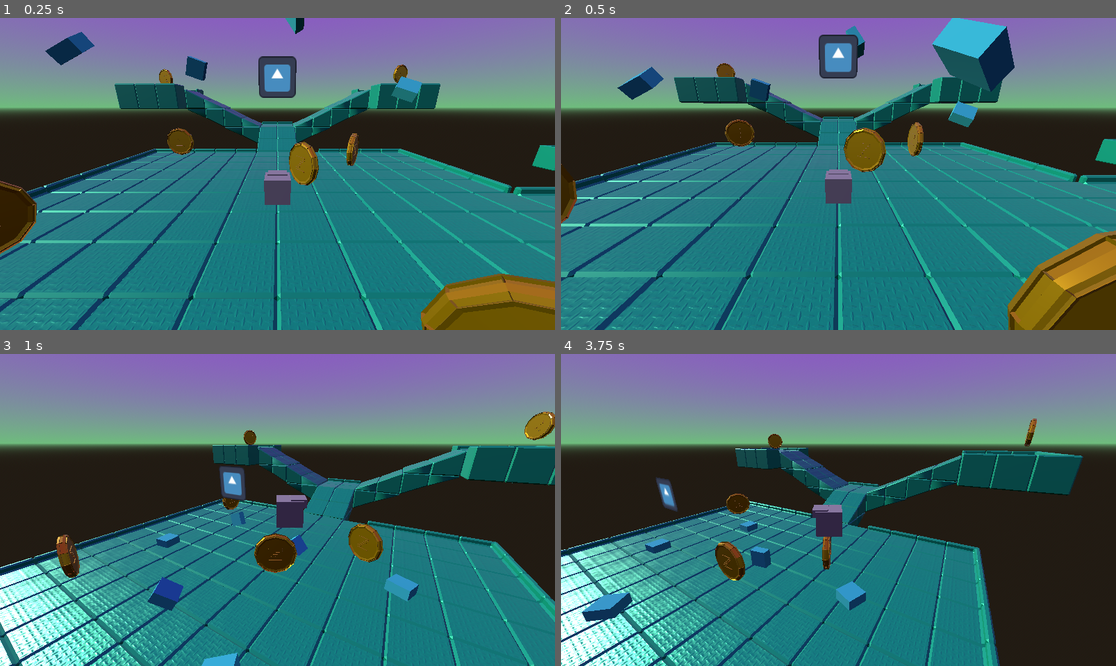
Above: before the commit, frames 1-4 (two rows, left to right).
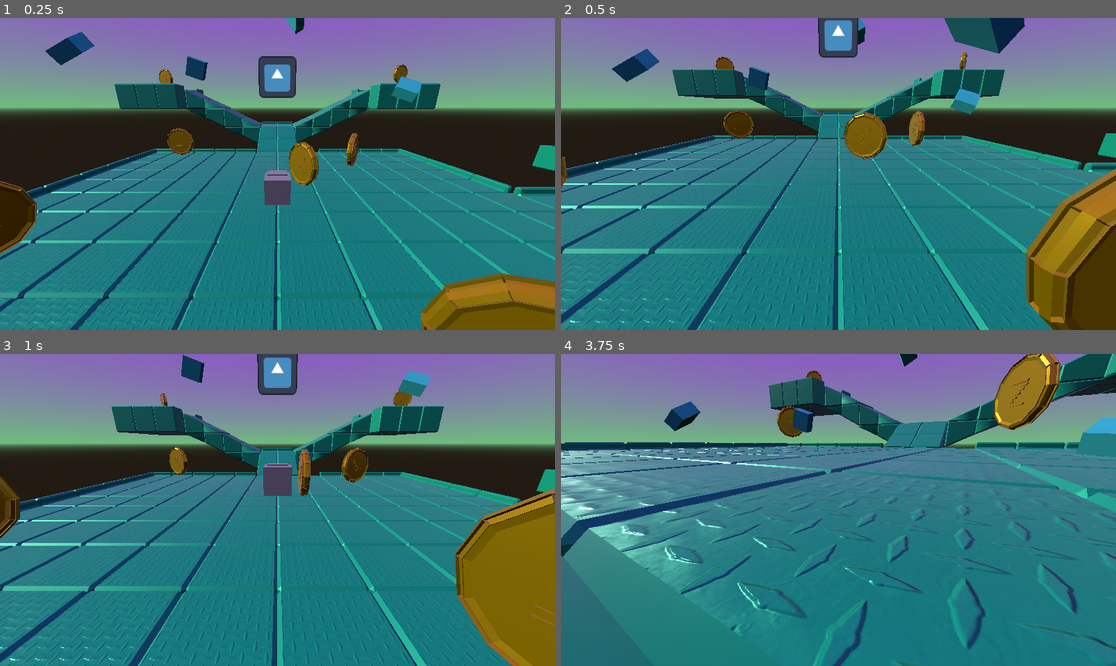
Above: after the commit, the same moments.

Repository: IsaiahMurray/3D-Platformer-Tutorial
Game: Godot game, scene res://scenes/level_1.tscn
Same seed, same stepped clock (60 frames per second), same inputs: the game is played once before the commit and once after it. The engine's default icon, where the game draws it, is replaced by a stand-in: a white triangle on a blue panel in a dark square.
Inputs:
- Up to frame 1 (0.25 s): no input
- Up to frame 2 (0.5 s): no input
- Up to frame 3 (1 s): tap Enter (ui_accept) at 0.5, 0.77 s; hold Right (ui_right) from 0.53 s (still down); tap A (camera_left) at 0.6 s
- Up to frame 4 (3.75 s): release Right (ui_right) at 1.28 s; hold Down (ui_down) 1.28-2.03 s; tap D (camera_right) at 1.35, 2.85 s; tap Enter (ui_accept) at 1.52, 3.02 s; hold Right (ui_right) 2.03-2.78 s; tap A (camera_left) at 2.1, 3.6 s; hold Up (ui_up) 2.78-3.53 s; hold Left (ui_left) from 3.53 s (still down)

Frame 1 is identical in both runs. In frame 2, 28% of the frame differs, in the area x 0-100%, y 0-100%; in frame 3, 46%; in frame 4, 59%.

Commit message:
Layering
-Adding layers for collisions

Diff:
--- a/3d-platformer-tutorial/player.tscn
+++ b/3d-platformer-tutorial/player.tscn
@@ -7,6 +7,7 @@
 [sub_resource type="BoxShape3D" id="BoxShape3D_lie8u"]
 
 [node name="CharacterBody3D" type="CharacterBody3D"]
+collision_mask = 30
 
 [node name="MeshInstance3D" type="MeshInstance3D" parent="."]
 mesh = SubResource("BoxMesh_lpem4")
--- a/3d-platformer-tutorial/project.godot
+++ b/3d-platformer-tutorial/project.godot
@@ -28,6 +28,14 @@
 ]
 }
 
+[layer_names]
+
+3d_physics/layer_1="player"
+3d_physics/layer_2="ground"
+3d_physics/layer_3="item"
+3d_physics/layer_4="enemy"
+3d_physics/layer_5="fall zone"
+
 [physics]
 
 3d/default_gravity=20.0
